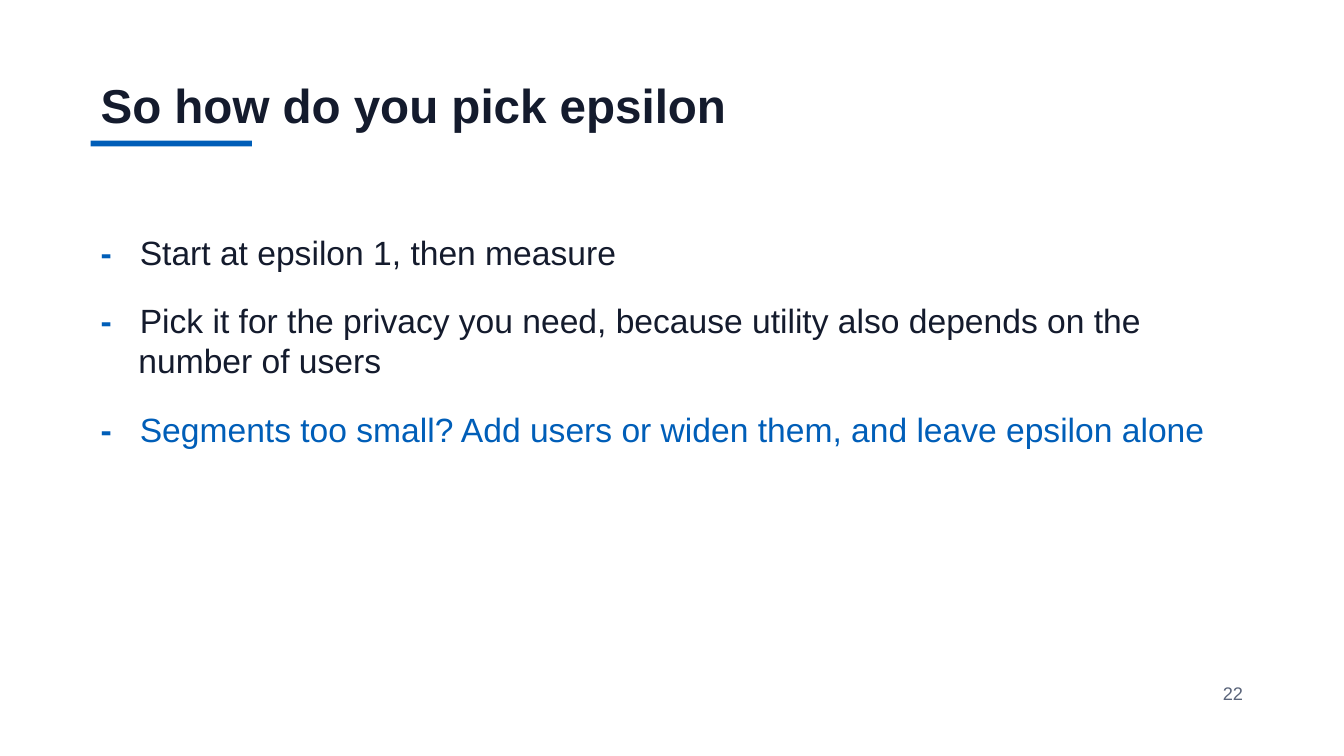
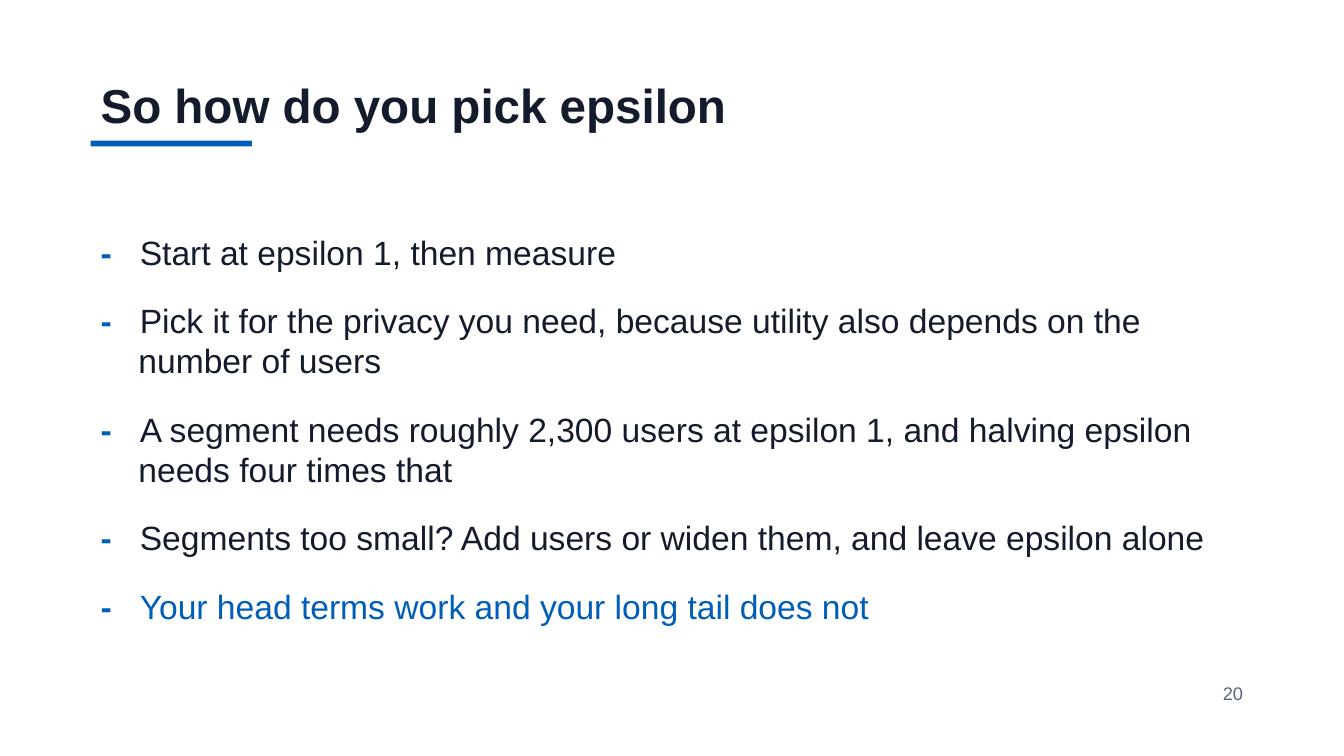
Before and after one commit to jzonthemtn/ldp-for-search, a slide deck: slide 20 of ldp_for_search_slides.pptx (slide 22 before the commit). Drawn at 1344x756 pixels with LibreOffice and Linux fonts; fonts in the diff are those of the drawing. Boxes give left, top, right and bottom in pixels: in the first picture for what was removed or moved away, otherwise in the second. Text is boxed around its words. In the diff, an @@ line names an element or a change of style, - is before the commit and + after.

```diff
--- a/ldp_for_search_slides.pptx
+++ b/ldp_for_search_slides.pptx
@@ text at box(138, 417, 1191, 483): paragraph added @@
+- A segment needs roughly 2,300 users at epsilon 1, and halving epsilon needs four times that
@@ text at box(140, 525, 1204, 557): text colour #005EB8 to #141B2D in "Segments too small? Add users or widen ..." @@
@@ text at box(140, 594, 869, 626): paragraph added @@
+- Your head terms work and your long tail does not
@@ text at box(1223, 687, 1243, 700): text changed @@
-22
+20
```
Also in this commit, not shown: 10 other slides changed, 1 slide added, 3 slides removed, 5 other files.
